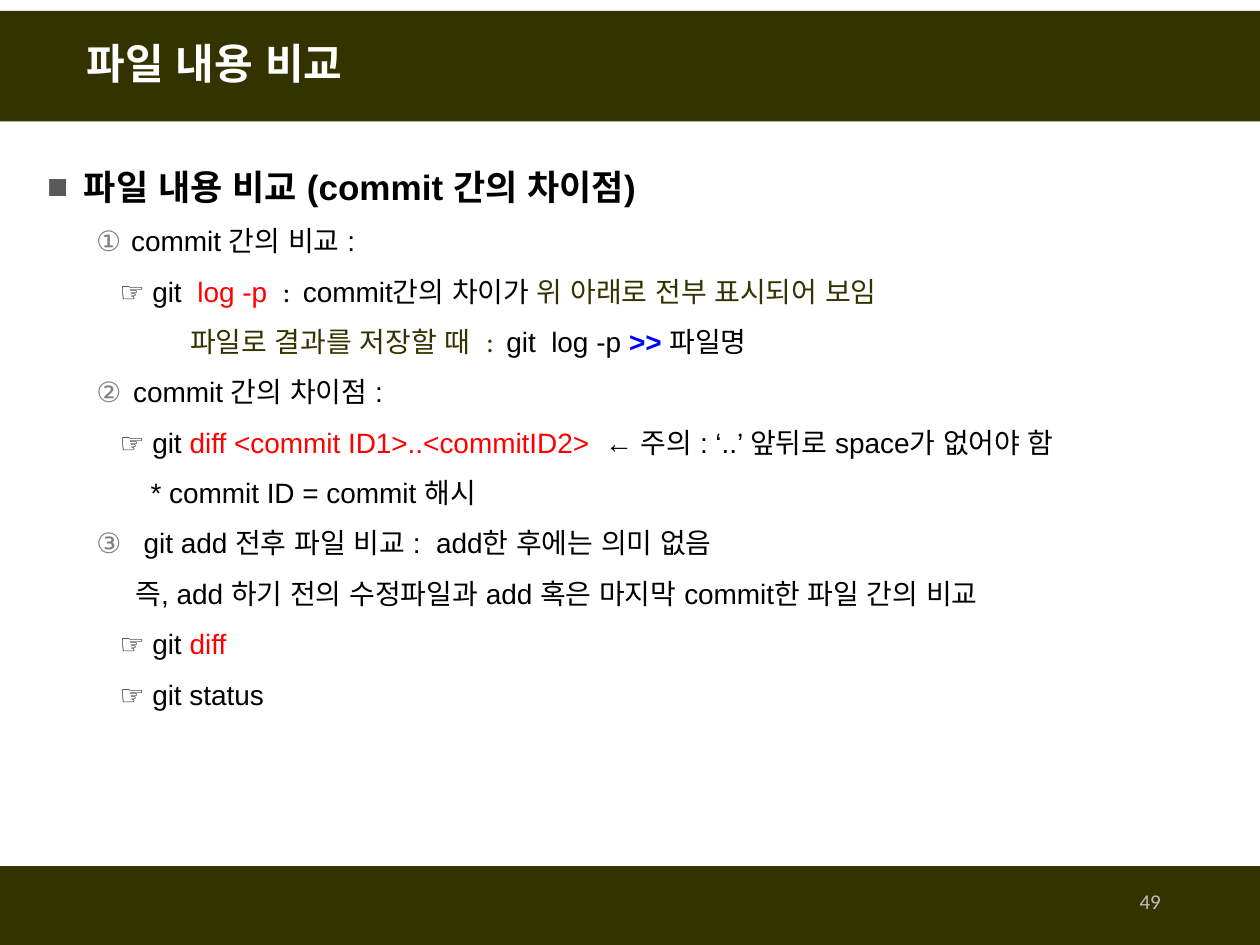
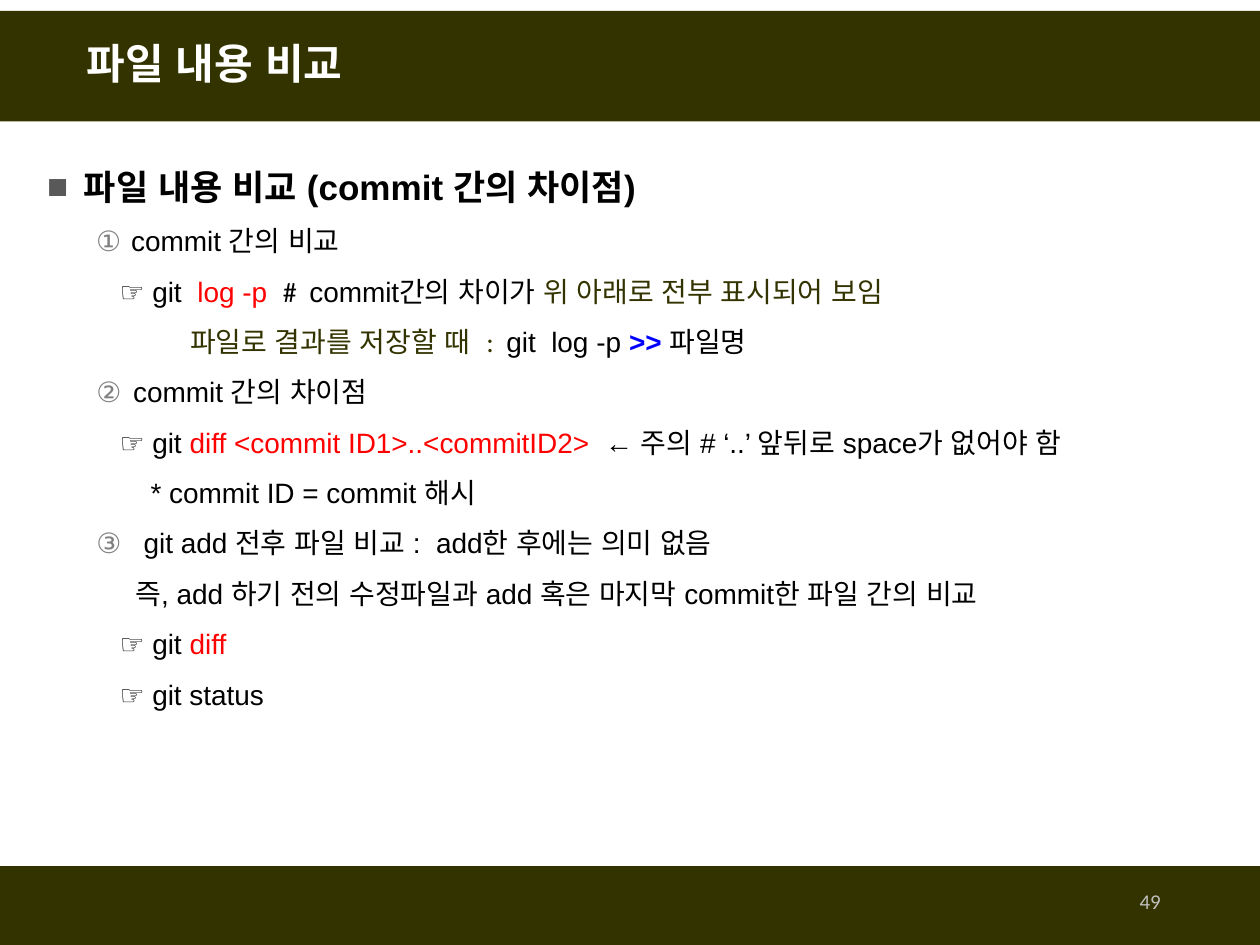
Before and after one commit to fasthill/github-lecture, a slide deck: slide 49 of git및github첫걸음-git사용하기.pptx. Drawn at 1260x945 pixels with LibreOffice and Linux fonts; fonts in the diff are those of the drawing. Boxes give left, top, right and bottom in pixels: in the first picture for what was removed or moved away, otherwise in the second. Text is boxed around its words. In the diff, an @@ line names an element or a change of style, - is before the commit and + after.

```diff
--- a/git및github첫걸음-git사용하기.pptx
+++ b/git및github첫걸음-git사용하기.pptx
@@ text at <box>131,228,882,307</box>: text changed @@
-  1. commit 간의 비교 :
-  ☞ git log -p : commit간의 차이가 위 아래로 전부 표시되어 보임
+  1. commit 간의 비교
+  ☞ git log -p # commit간의 차이가 위 아래로 전부 표시되어 보임
@@ text at <box>133,379,1062,458</box>: text changed @@
-  2. commit 간의 차이점 :
-  ☞ git diff <commit ID1>..<commitID2> ← 주의 : ‘..’ 앞뒤로 space가 없어야 함
+  2. commit 간의 차이점
+  ☞ git diff <commit ID1>..<commitID2> ← 주의 # ‘..’ 앞뒤로 space가 없어야 함
```
Also in this commit, not shown: 39 other slides changed, 2 slides added, 1 slide removed.
